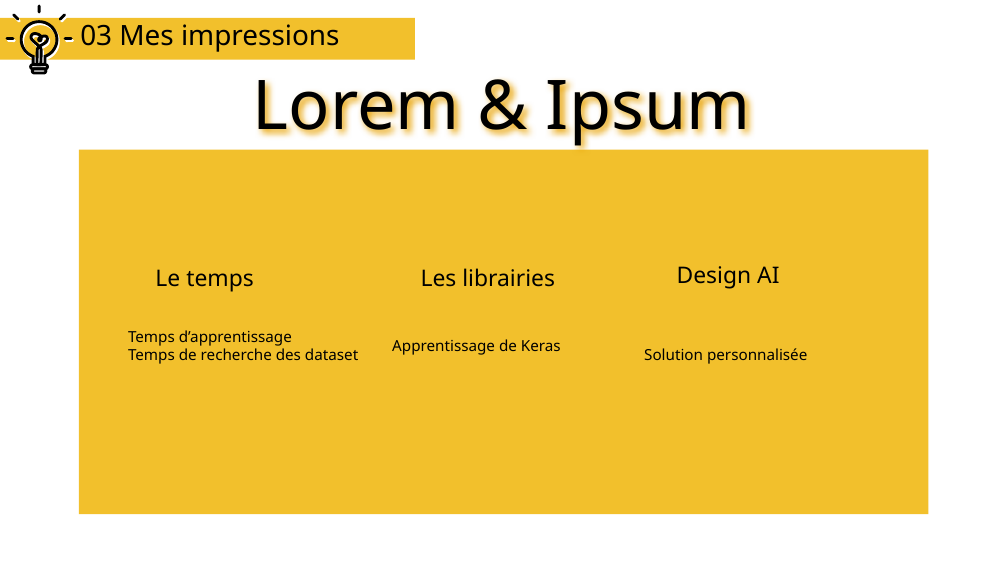
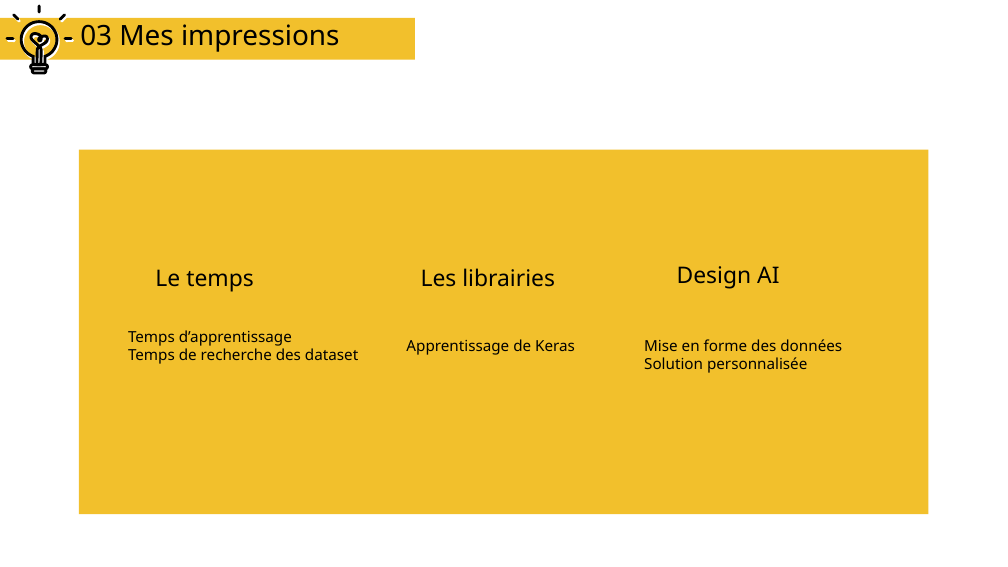
Before and after one commit to helvete74/IFAGE_dev_AI, a slide deck: slide 6 of La presentation.odp. Drawn at 1008x567 pixels with LibreOffice and Linux fonts; fonts in the diff are those of the drawing. Boxes give left, top, right and bottom in pixels: in the first picture for what was removed or moved away, otherwise in the second. Text is boxed around its words. In the diff, an @@ line names an element or a change of style, - is before the commit and + after.

```diff
--- a/La presentation.odp
+++ b/La presentation.odp
@@ title removed at (253, 80, 751, 146) @@
-Lorem & Ipsum
@@ text "Apprentissage de Keras": place and size @@
-text "Apprentissage de Keras" at (392, 339, 561, 355)
+text "Apprentissage de Keras" at (406, 339, 575, 355)
@@ text at (644, 339, 842, 351): paragraph added @@
+Mise en forme des données
```
Also in this commit, not shown: 4 other slides changed, 1 other file.
